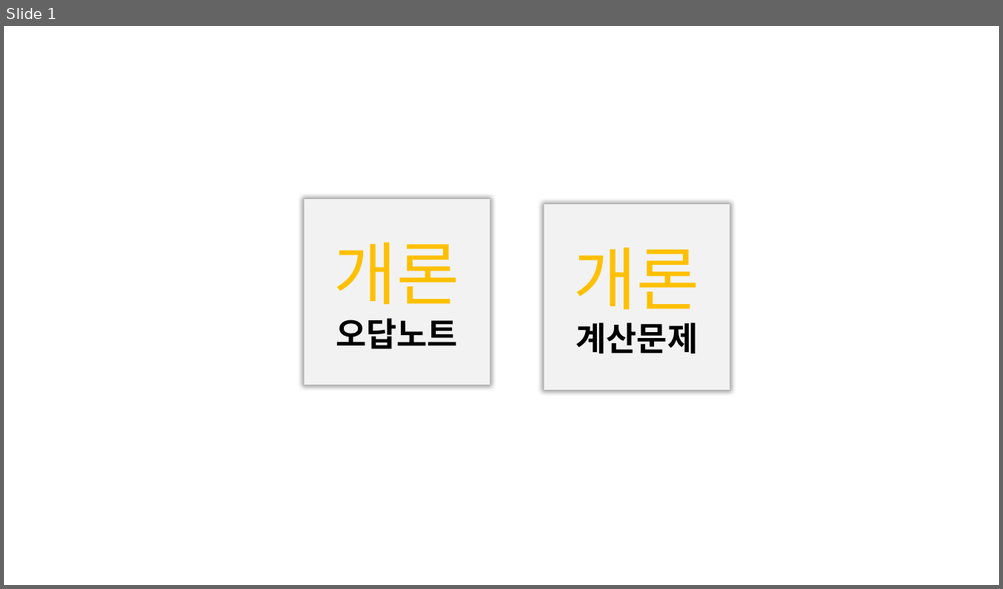
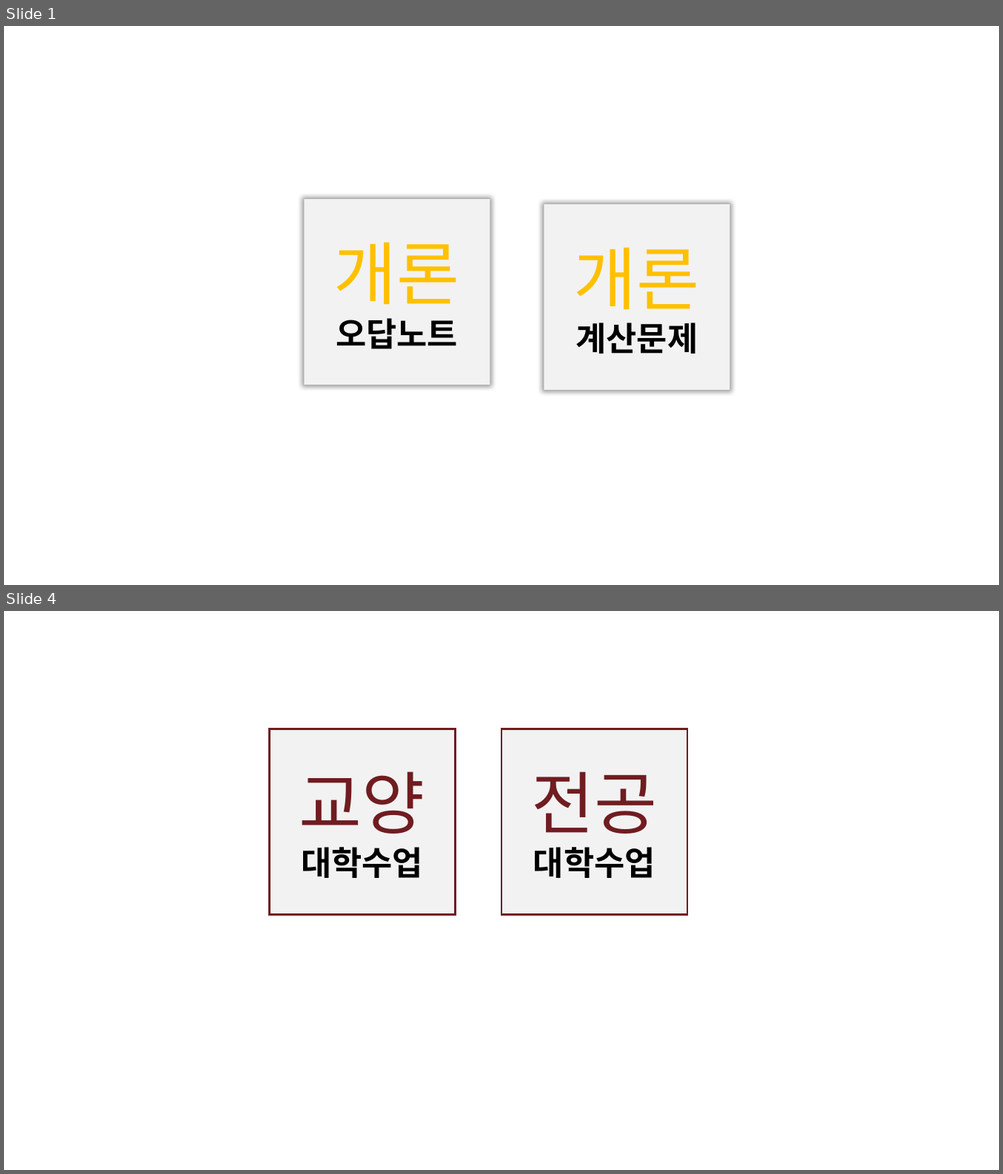
Before and after one commit to choisinho/blog_study, a slide deck: budongsan/프레젠테이션1.pptx. Shown one above the other, each under a label of ours: slide 1 before the commit, slides 1 and 4 after it; the slides between them are not shown. The pictures are 1003x589 and 1003x1174 pixels, drawn with LibreOffice and Linux fonts; fonts in the diff are those of the drawing. Boxes give left, top, right and bottom in pixels: in the first picture for what was removed or moved away, otherwise in the second. Text is boxed around its words. In the diff, an @@ line names an element or a change of style, - is before the commit and + after.

```diff
--- a/budongsan/프레젠테이션1.pptx
+++ b/budongsan/프레젠테이션1.pptx
@@ slide 4 added at (4, 611, 999, 1170), background #FFFFFF @@
@@ rectangle added at (269, 729, 455, 914), fill #F2F2F2, outline #701C20 2 pt, 32 pt, text #000000, bold @@
+교양
+대학수업
@@ rectangle added at (502, 729, 688, 914), fill #F2F2F2, outline #701C20 2 pt, 32 pt, text #000000, bold @@
+전공
+대학수업
```
Also in this commit, not shown: 17 other slides added.
